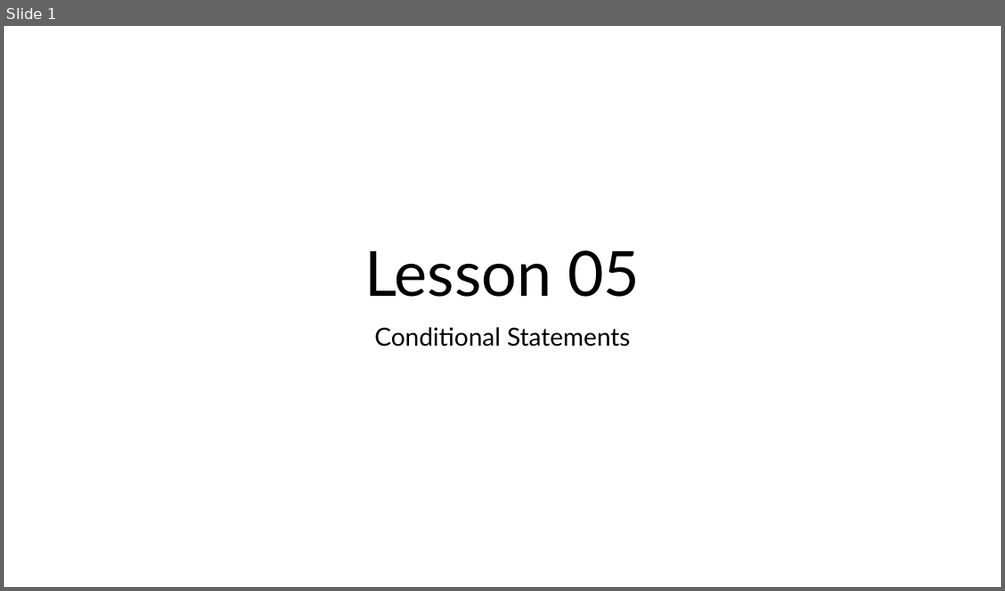
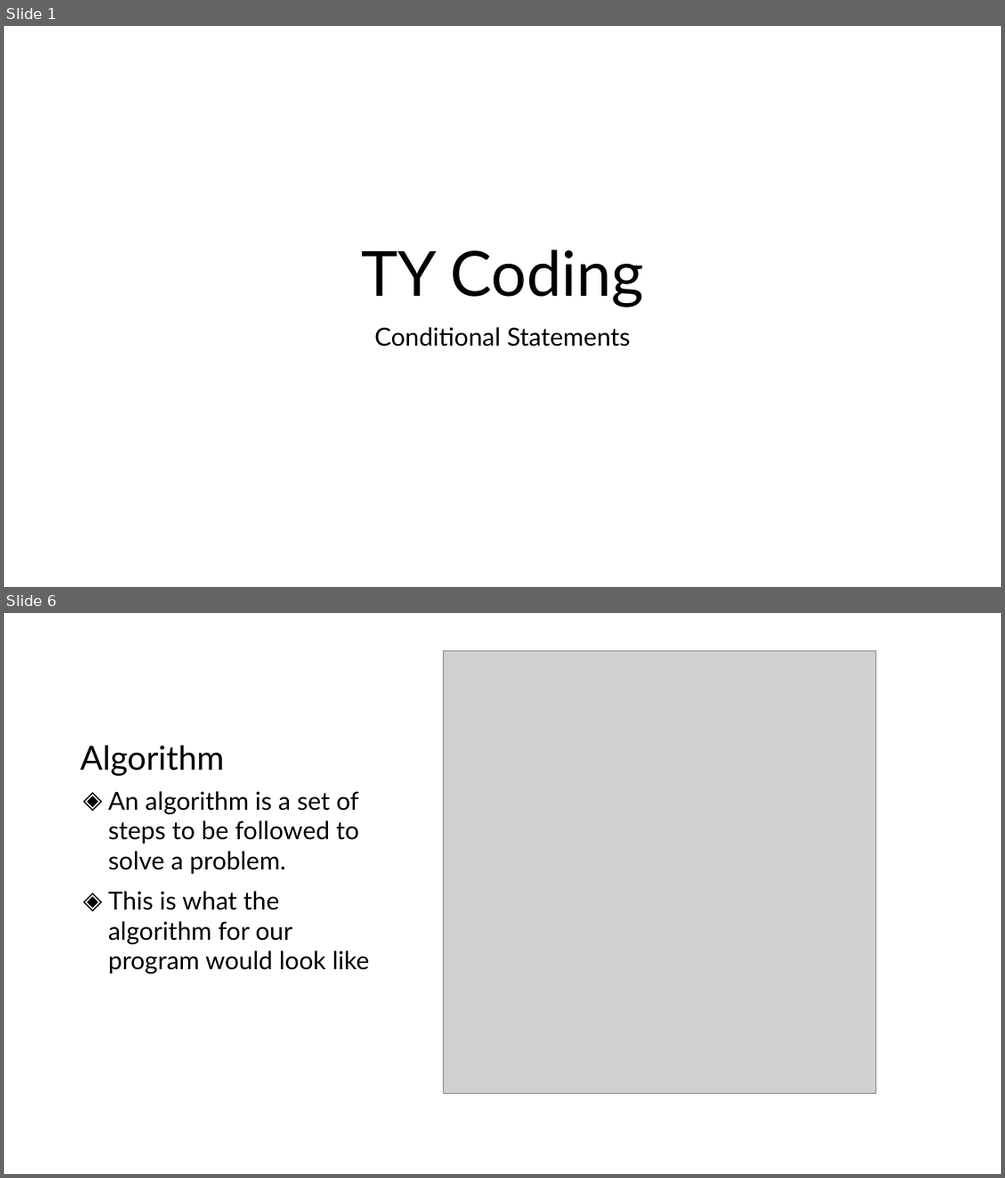
Before and after one commit to JFinnTeacher/TY-Introduction-to-Coding-with-Python, a slide deck: Lesson 05 - Conditional Statements/Teaching Resources/Lesson 05 - Conditional Statements.pptx. Shown one above the other, each under a label of ours: slide 1 before the commit, slides 1 and 6 after it; the slides between them are not shown. The pictures are 1005x591 and 1005x1178 pixels, drawn with LibreOffice and Linux fonts; fonts in the diff are those of the drawing; grey boxes stand for pictures; background and template pictures are left out. Boxes give left, top, right and bottom in pixels: in the first picture for what was removed or moved away, otherwise in the second. Text is boxed around its words. In the diff, an @@ line names an element or a change of style, - is before the commit and + after.

```diff
--- a/Lesson 05 - Conditional Statements/Teaching Resources/Lesson 05 - Conditional Statements.pptx
+++ b/Lesson 05 - Conditional Statements/Teaching Resources/Lesson 05 - Conditional Statements.pptx
@@ slide 6 added at [4,613,1001,1174], background #FFFFFF @@
@@ picture added at [443,650,875,1093] @@
@@ title added at [81,745,225,776], 32 pt, text #000000 @@
+Algorithm
@@ text added at [108,791,370,973], 24 pt, text #000000 @@
+◈ An algorithm is a set of steps to be followed to solve a problem.
+◈ This is what the algorithm for our program would look like
@@ slide 1 changed as well @@
@@ title at [361,249,643,307]: text changed @@
-Lesson 05
+TY Coding
```
Also in this commit, not shown: 12 other slides added, 9 other files.
